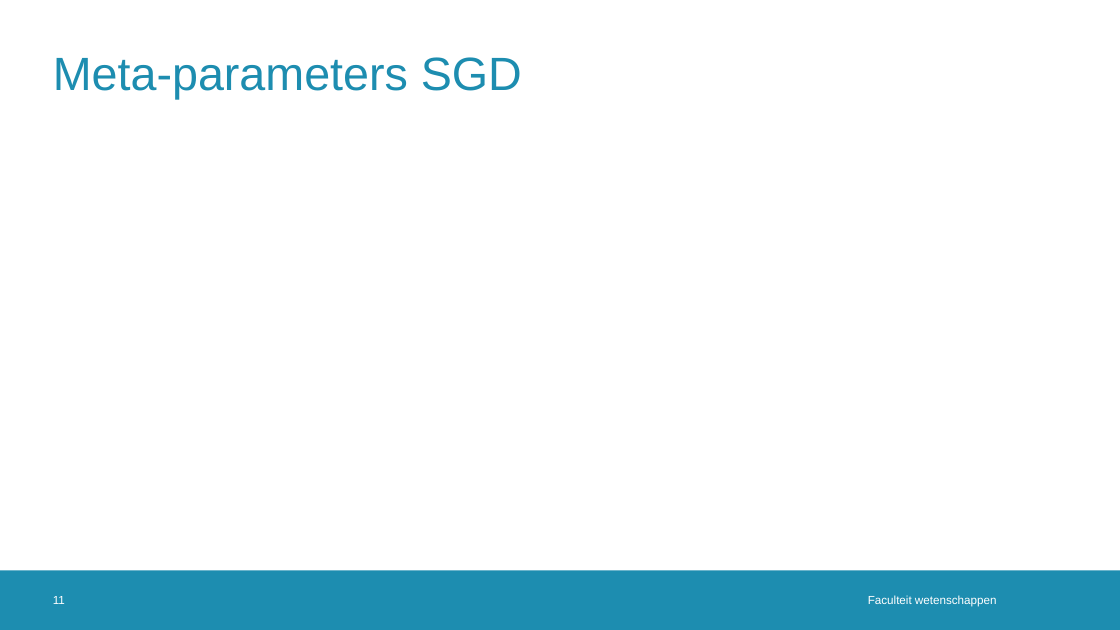
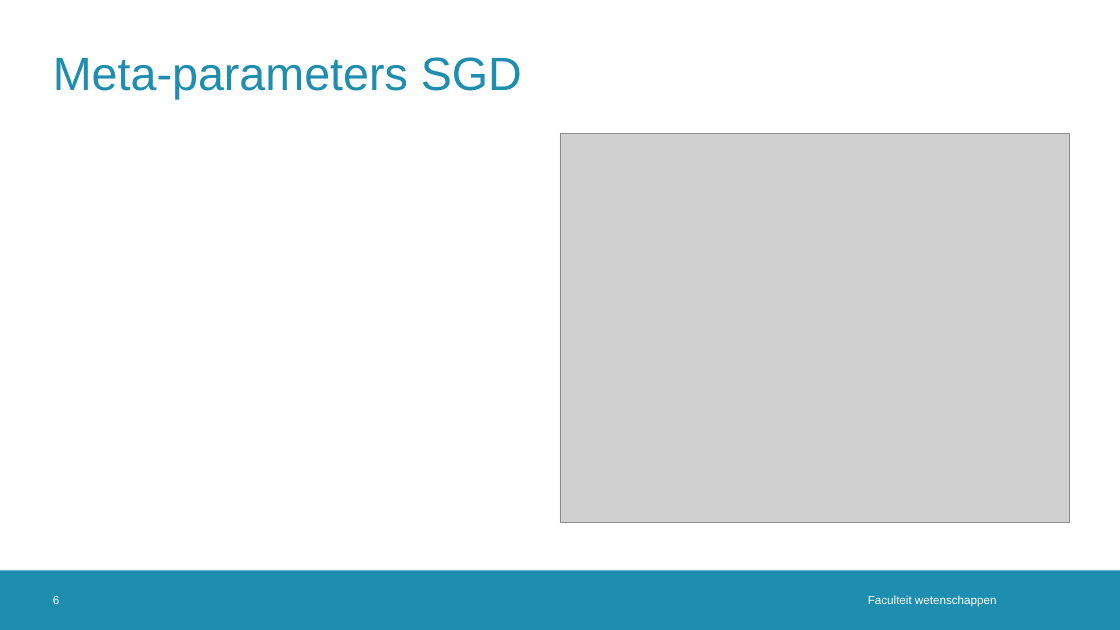
Before and after one commit to JoppeDJ/BachelorProef, a slide deck: slide 6 of Literatuurstudie/Literatuurstudie_ppt.pptx (slide 11 before the commit). Drawn at 1120x630 pixels with LibreOffice and Linux fonts; fonts in the diff are those of the drawing; grey boxes stand for pictures; background and template pictures are left out. Boxes give left, top, right and bottom in pixels: in the first picture for what was removed or moved away, otherwise in the second. Text is boxed around its words. In the diff, an @@ line names an element or a change of style, - is before the commit and + after.

```diff
--- a/Literatuurstudie/Literatuurstudie_ppt.pptx
+++ b/Literatuurstudie/Literatuurstudie_ppt.pptx
@@ picture added at (560, 133, 1070, 522) @@
@@ page number at (53, 596, 59, 604): text changed @@
-11
+6
```
Also in this commit, not shown: 3 slides added.
